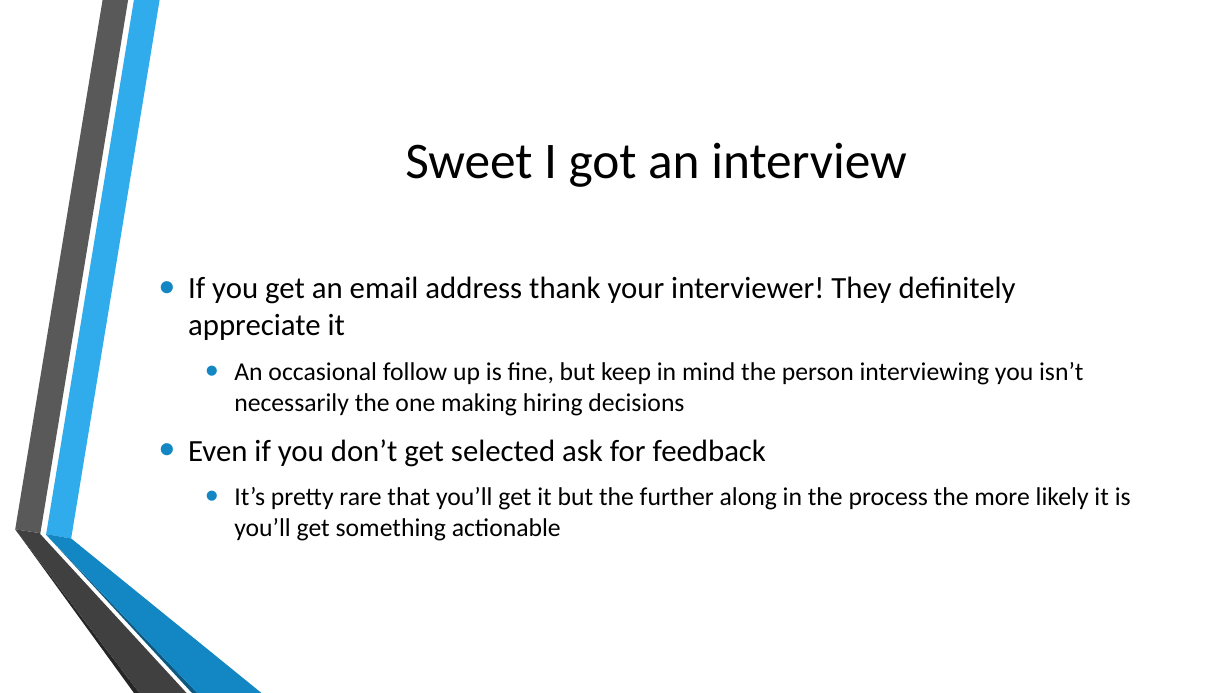
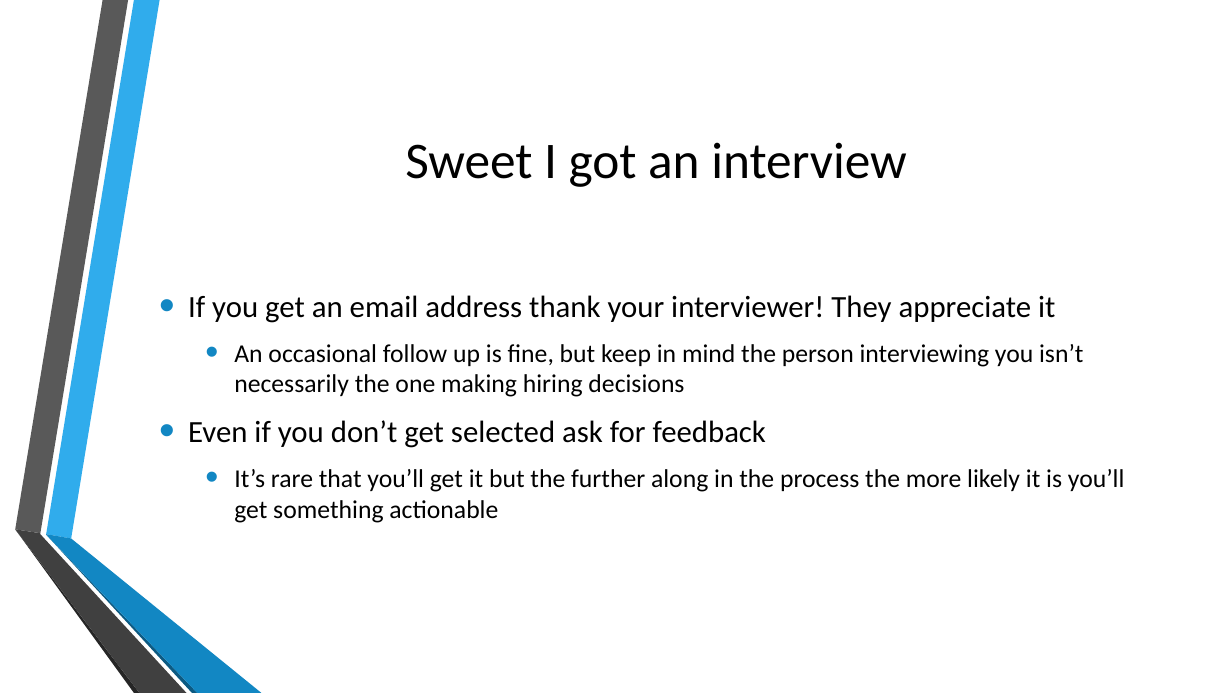
Before and after one commit to prakitmohal/presentations, a slide deck: slide 25 of Resumes 101.pptx (slide 24 before the commit). Drawn at 1232x693 pixels with LibreOffice and Linux fonts; fonts in the diff are those of the drawing; background and template pictures are left out. Boxes give left, top, right and bottom in pixels: in the first picture for what was removed or moved away, otherwise in the second. Text is boxed around its words. In the diff, an @@ line names an element or a change of style, - is before the commit and + after.

```diff
--- a/Resumes 101.pptx
+++ b/Resumes 101.pptx
@@ text at (188,295,1055,323): text changed @@
-• If you get an email address thank your interviewer! They definitely appreciate it
+• If you get an email address thank your interviewer! They appreciate it
@@ text at (234,469,1125,523): text changed @@
-  • It’s pretty rare that you’ll get it but the further along in the process the more likely it is you’ll get something actionable
+  • It’s rare that you’ll get it but the further along in the process the more likely it is you’ll get something actionable
```
Also in this commit, not shown: 15 other slides changed, 1 slide added, 1 other file.
